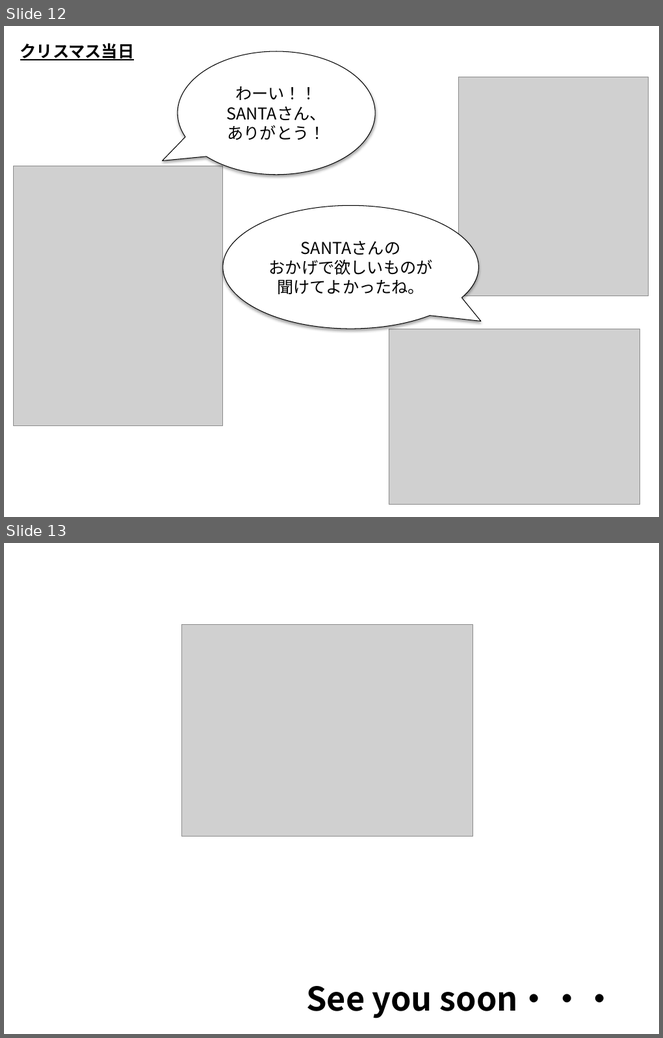
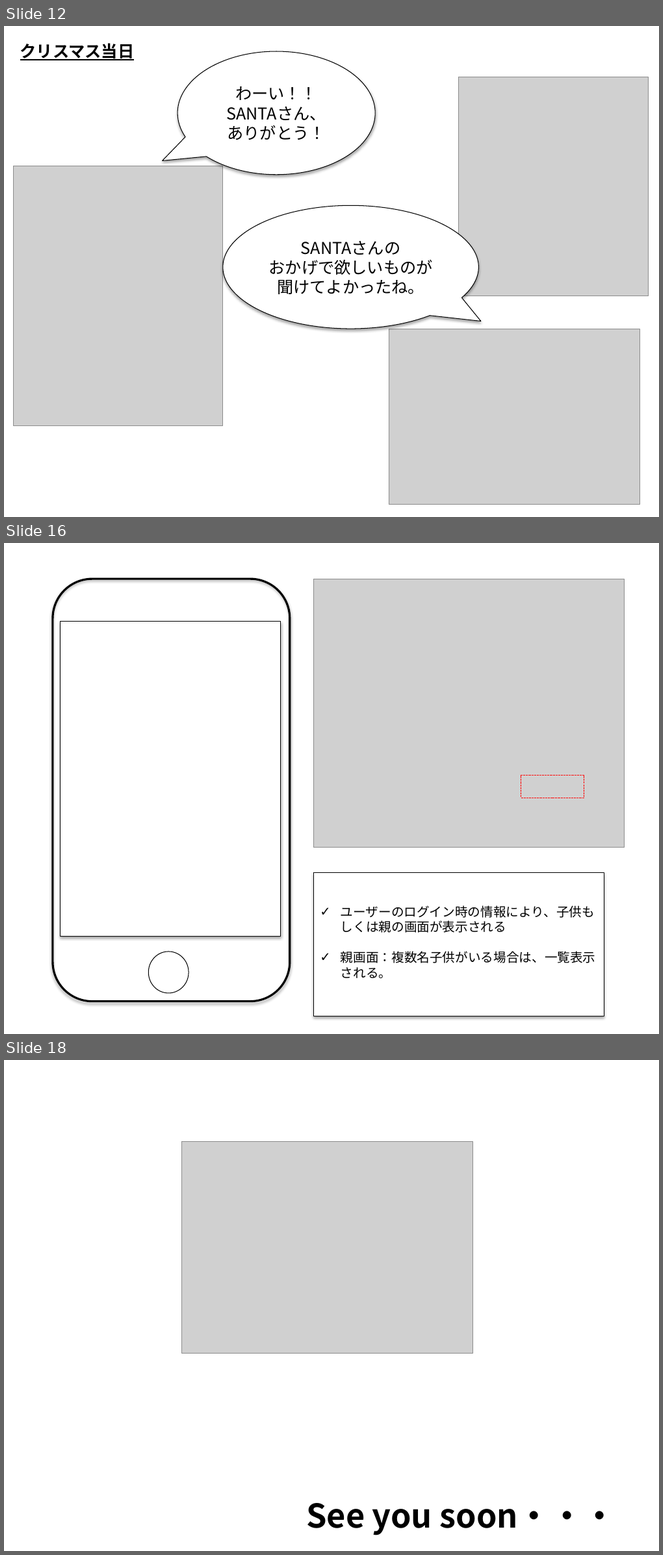
Before and after one commit to nvquocbao/LOC, a slide deck: 02_Requirement/Hackathon20161211.pptx. Shown one above the other, each under a label of ours: slides 12 and 13 before the commit, slides 12, 16 and 18 after it; the slides between them are not shown. The pictures are 663x1038 and 663x1555 pixels, drawn with LibreOffice and Linux fonts; fonts in the diff are those of the drawing; grey boxes stand for pictures. Boxes give left, top, right and bottom in pixels: in the first picture for what was removed or moved away, otherwise in the second. Text is boxed around its words. In the diff, an @@ line names an element or a change of style, - is before the commit and + after.

```diff
--- a/02_Requirement/Hackathon20161211.pptx
+++ b/02_Requirement/Hackathon20161211.pptx
@@ slide 16 added at (4, 543, 659, 1034), background #FFFFFF @@
@@ rounded rectangle added at (53, 579, 289, 1002), outline #000000 2.25 pt @@
@@ picture added at (314, 579, 625, 848) @@
@@ rectangle added at (61, 622, 281, 937), fill #FFFFFF, outline #000000 0.75 pt @@
@@ rectangle added at (521, 776, 584, 798), outline #FF0000 0.75 pt dashed @@
@@ rectangle added at (314, 873, 604, 1017), fill #FFFFFF, outline #000000 0.75 pt, 14 pt, text #000000 @@
+✓ ユーザーのログイン時の情報により、子供もしくは親の画面が表示される
+✓ 親画面：複数名子供がいる場合は、一覧表示される。
@@ ellipse added at (149, 952, 189, 994), fill #FFFFFF, outline #000000 0.75 pt @@
@@ what was slide 13 is now slide 18 @@
```
Also in this commit, not shown: 1 slide changed, 4 other slides added.
